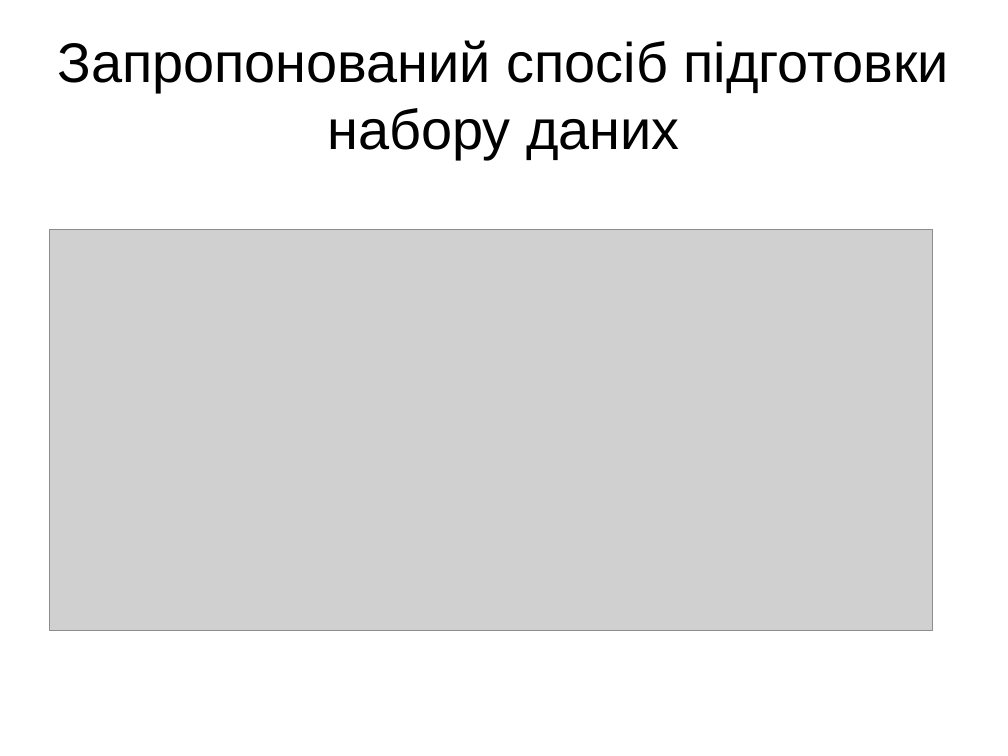
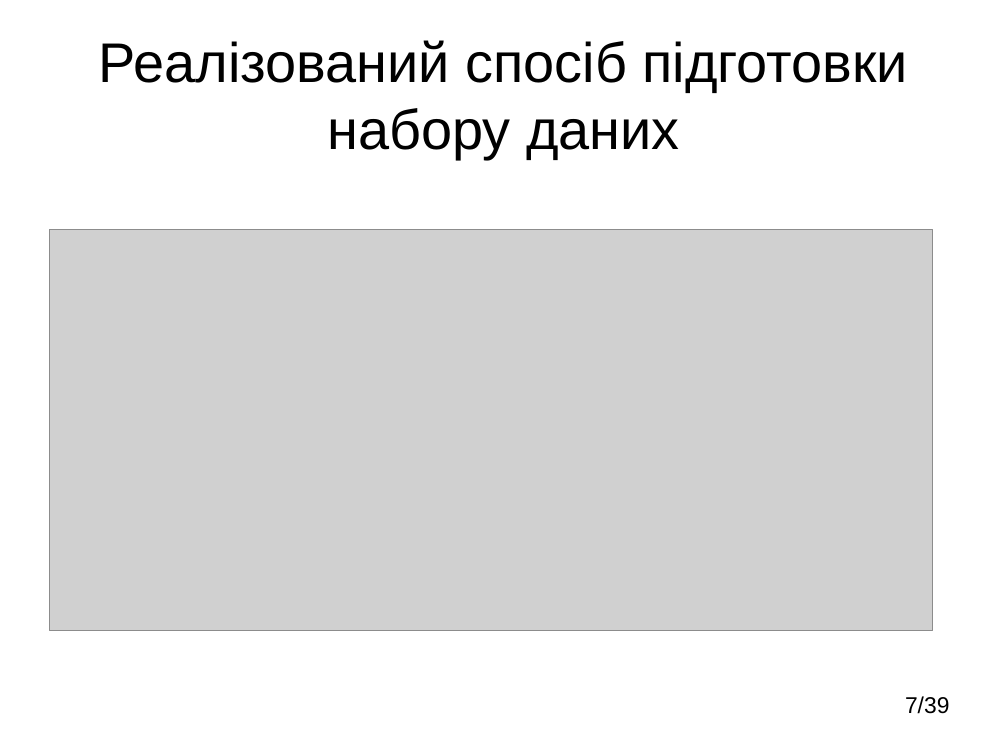
Before and after one commit to FaceDetect/gpu-face-detection, a slide deck: slide 7 of doc/final/presentation.odp (slide 6 before the commit). Drawn at 1008x756 pixels with LibreOffice and Linux fonts; fonts in the diff are those of the drawing; grey boxes stand for pictures. Boxes give left, top, right and bottom in pixels: in the first picture for what was removed or moved away, otherwise in the second. Text is boxed around its words. In the diff, an @@ line names an element or a change of style, - is before the commit and + after.

```diff
--- a/doc/final/presentation.odp
+++ b/doc/final/presentation.odp
@@ title at bbox=[99, 40, 908, 159]: text changed @@
-Запропонований спосіб підготовки набору даних
+Реалізований спосіб підготовки набору даних
@@ text added at bbox=[905, 696, 949, 714], 18 pt, text #000000 @@
+7/39
```
Also in this commit, not shown: 32 other slides changed, 4 slides added, 1 slide removed, 3 other files.
